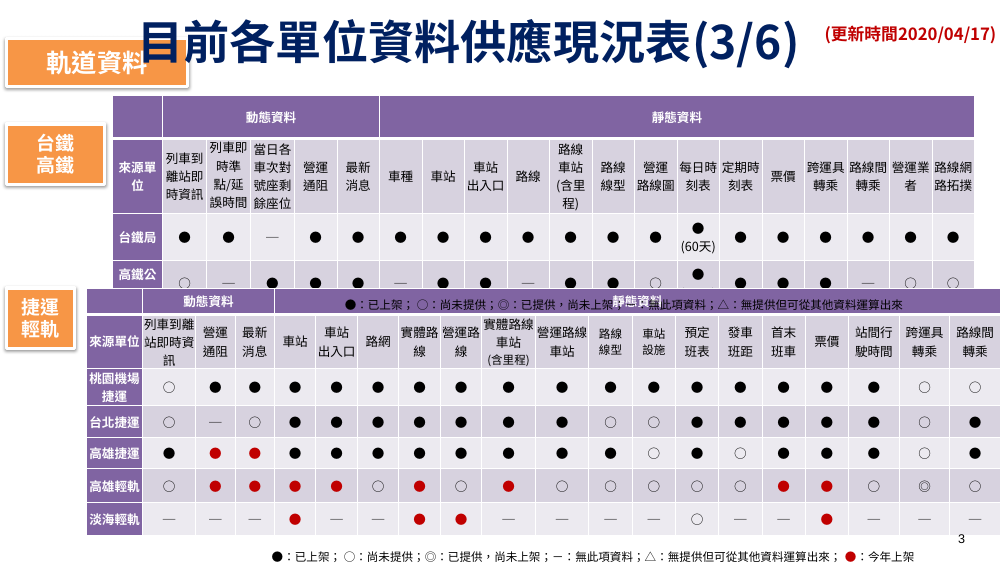
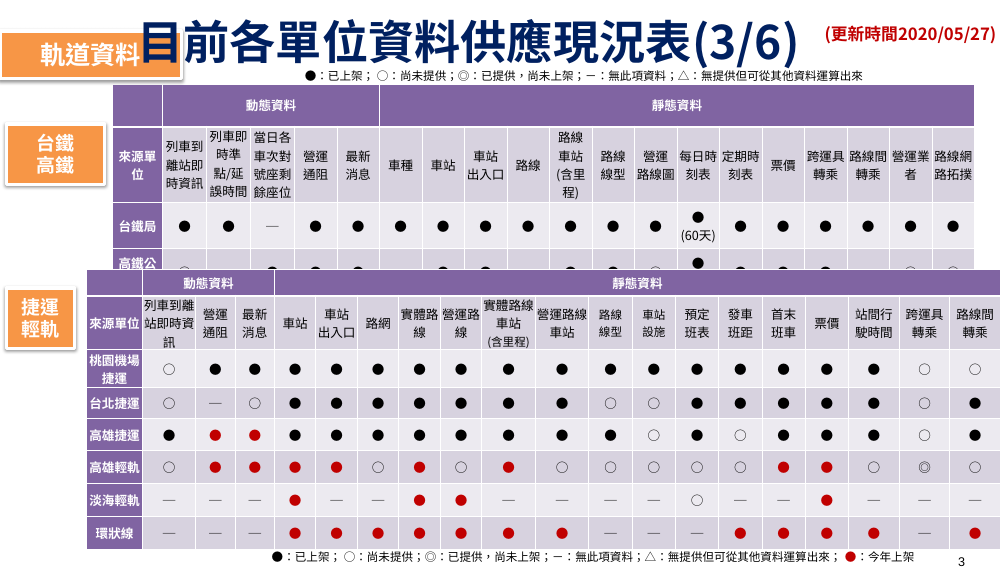
Before and after one commit to ptxmotc/data-provide-status, a slide deck: slide 3 of 各單位資料供應現況表.pptx. Drawn at 1008x567 pixels with LibreOffice and Linux fonts; fonts in the diff are those of the drawing; background and template pictures are left out. Boxes give left, top, right and bottom in pixels: in the first picture for what was removed or moved away, otherwise in the second. Text is boxed around its words. In the diff, an @@ line names an element or a change of style, - is before the commit and + after.

Commit message:
環狀線資料服務上線

```diff
--- a/各單位資料供應現況表.pptx
+++ b/各單位資料供應現況表.pptx
@@ text at [825,25,997,44]: text changed @@
-(更新時間2020/04/17)
+(更新時間2020/05/27)
@@ rectangle "軌道資料": place and size @@
-rectangle "軌道資料" at [6,39,188,86]
+rectangle "軌道資料" at [0,31,181,79]
@@ table: place and size @@
-table at [113,95,972,352]
+table at [113,84,972,333]
@@ text "●：已上架； ○：尚未提供；◎：已提供，尚未上架；－：無此項資料；△：無提供但可從其他資料運算出來": place and size @@
-text "●：已上架； ○：尚未提供；◎：已提供，尚未上架；－：無此項資料；△：無提供但可從其他資料運算出來" at [345,297,903,310]
+text "●：已上架； ○：尚未提供；◎：已提供，尚未上架；－：無此項資料；△：無提供但可從其他資料運算出來" at [305,70,863,81]
@@ table at [86,269,1000,550] @@
+row 8: 環狀線 | ─ | ─ | ─ | ● | ● | ● | ● | ● | ● | ● | ─ | ─ | ─ | ● | ● | ● | ● | ─ | ●
@@ table: place and size @@
-table at [86,288,1000,535]
+table at [86,269,1000,550]
@@ page number: place and size @@
-page number at [958,534,965,543]
+page number at [958,557,965,566]
```
Also in this commit, not shown: 5 other slides changed, 1 other file.
